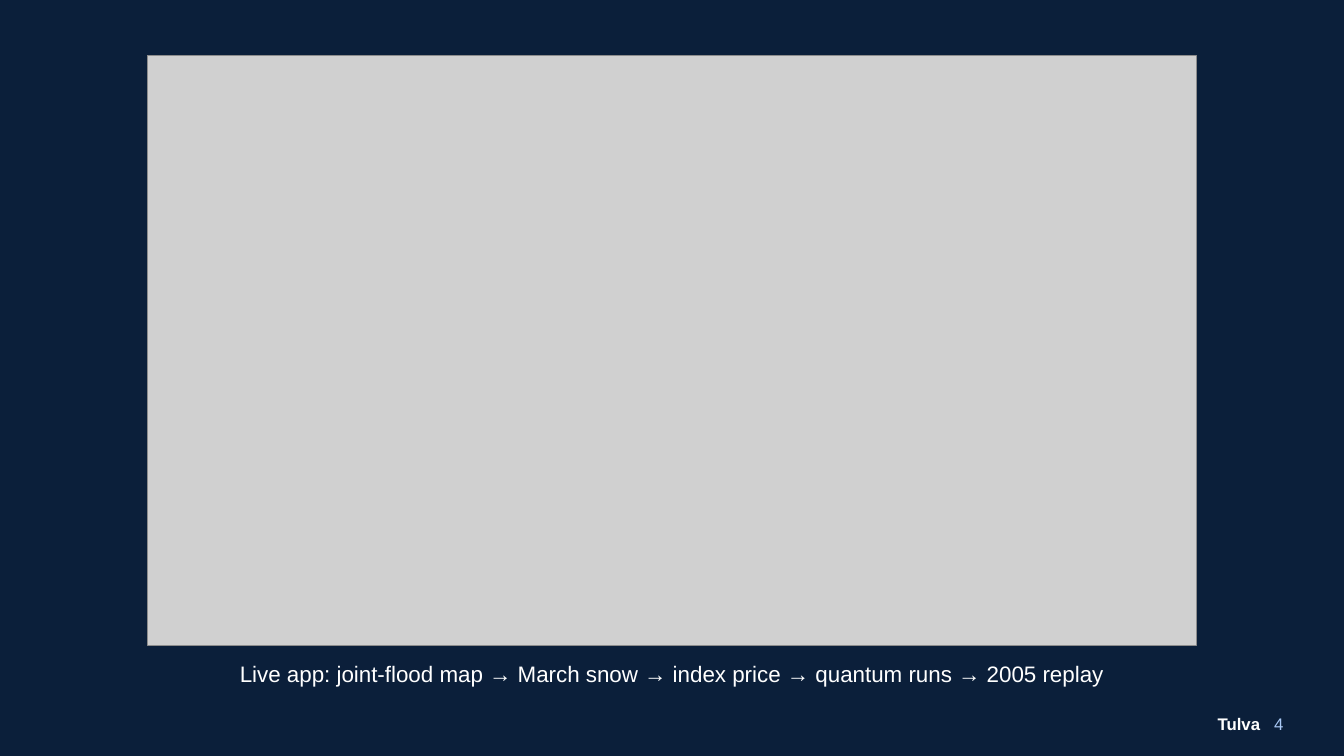
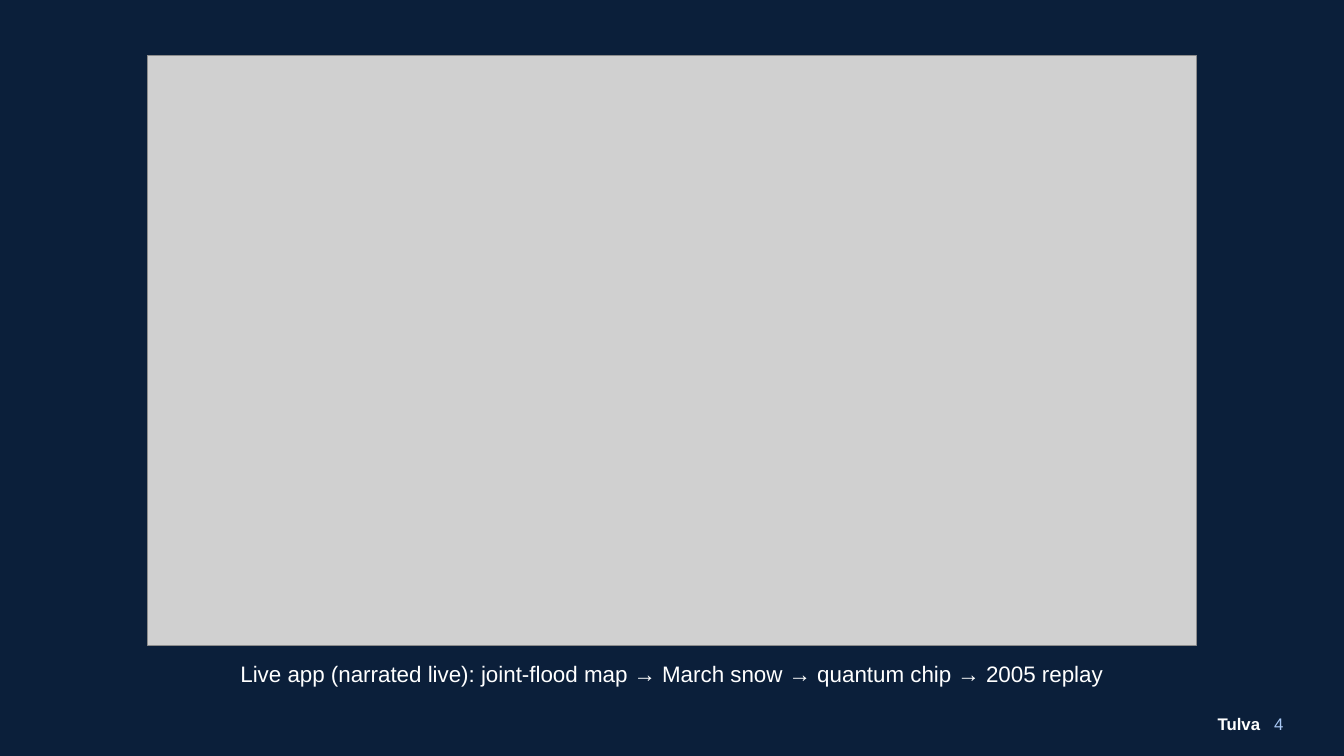
Before and after one commit to Zawaer/tulva, a slide deck: slide 4 of deck/Tulva_QxF2026.pptx. Drawn at 1344x756 pixels with LibreOffice and Linux fonts; fonts in the diff are those of the drawing; grey boxes stand for pictures. Boxes give left, top, right and bottom in pixels: in the first picture for what was removed or moved away, otherwise in the second. Text is boxed around its words. In the diff, an @@ line names an element or a change of style, - is before the commit and + after.

```diff
--- a/deck/Tulva_QxF2026.pptx
+++ b/deck/Tulva_QxF2026.pptx
@@ text at (x1=240, y1=665, x2=1103, y2=687): text changed @@
-Live app: joint-flood map → March snow → index price → quantum runs → 2005 replay
+Live app (narrated live): joint-flood map → March snow → quantum chip → 2005 replay
```
Also in this commit, not shown: 5 other slides changed, 17 other files.
